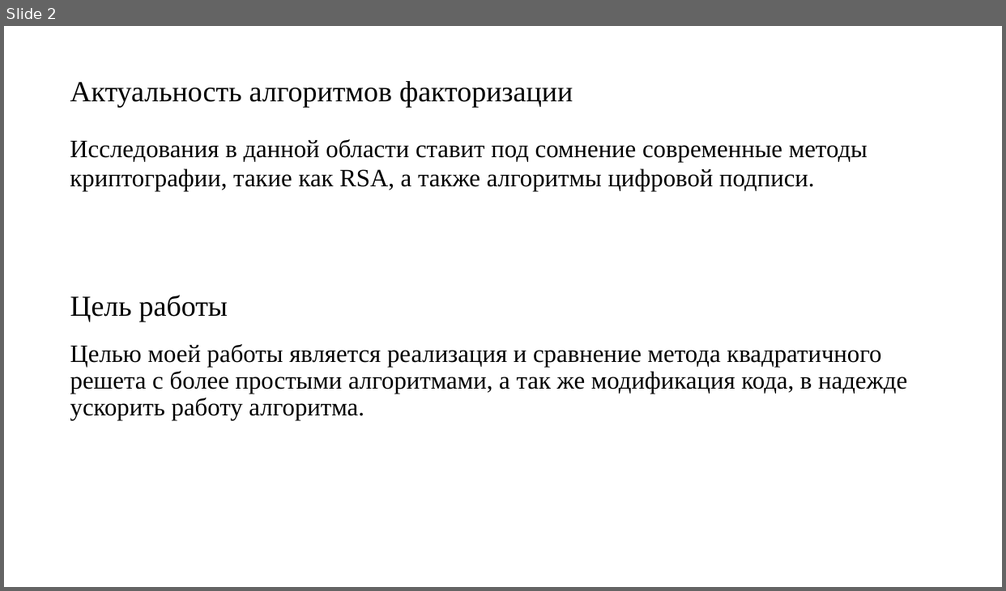
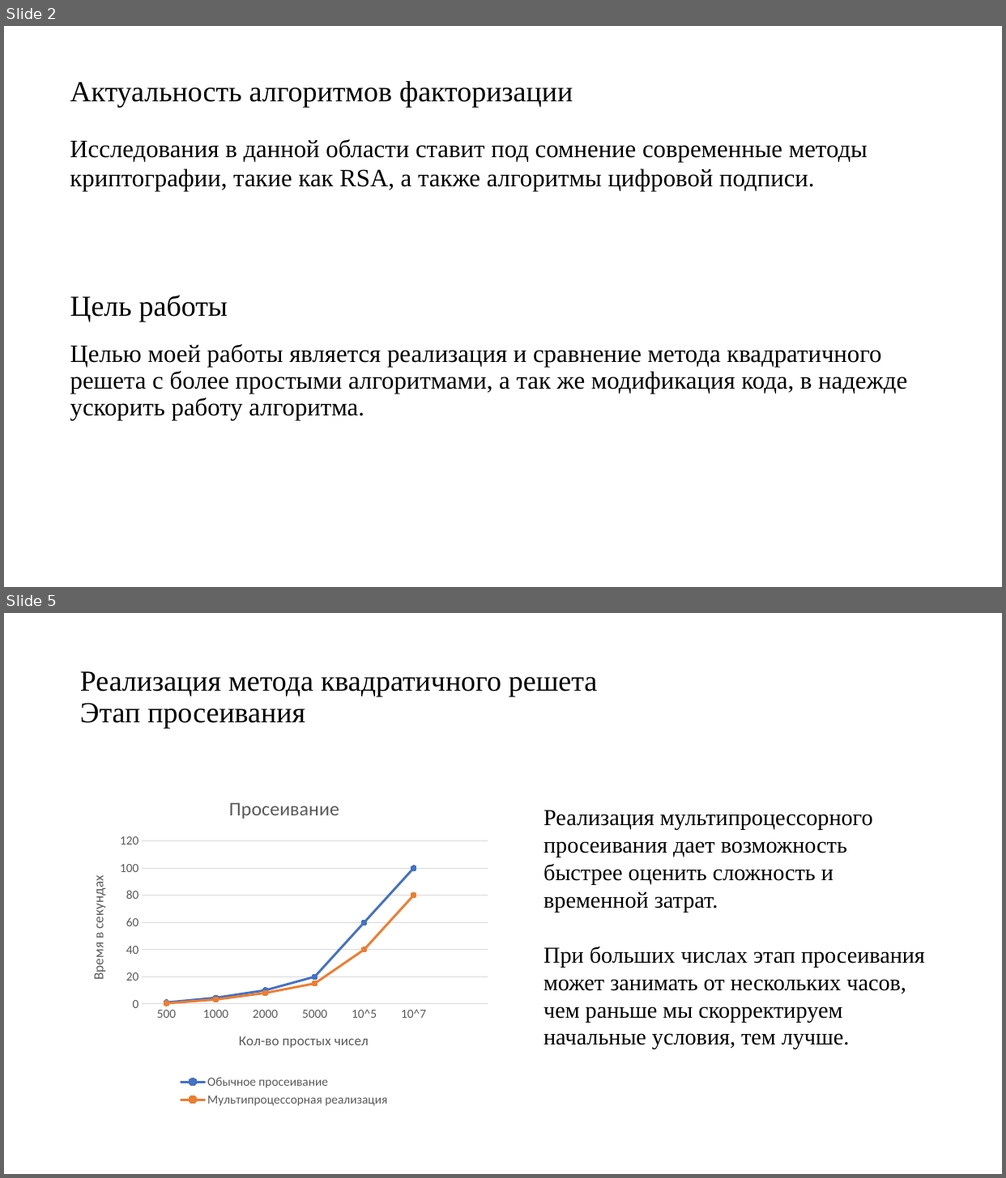
Before and after one commit to pagamov/VKR, a slide deck: Гамов Павел Чтения.pptx. Shown one above the other, each under a label of ours: slide 2 before the commit, slides 2 and 5 after it; the slides between them are not shown. The pictures are 1006x591 and 1006x1178 pixels, drawn with LibreOffice and Linux fonts; fonts in the diff are those of the drawing. Boxes give left, top, right and bottom in pixels: in the first picture for what was removed or moved away, otherwise in the second. Text is boxed around its words. In the diff, an @@ line names an element or a change of style, - is before the commit and + after.

```diff
--- a/Гамов Павел Чтения.pptx
+++ b/Гамов Павел Чтения.pptx
@@ slide 5 added at box(4, 613, 1002, 1174), background #FFFFFF @@
@@ title added at box(80, 671, 597, 729), 28 pt, text #000000 @@
+Реализация метода квадратичного решета
+Этап просеивания
@@ line chart added at box(73, 781, 496, 1110) @@
+title "Просеивание "
+categories: 500, 1000, 2000, 5000, 10^5, 10^7
+Обычное просеивание: 1, 4, 10, 20, 60, 100, -
+Мультипроцессорная реализация: 0, 3, 8, 15, 40, 80, -
@@ text added at box(543, 810, 925, 1050), 22 pt, text #000000 @@
+Реализация мультипроцессорного просеивания дает возможность быстрее оценить сложность и временной затрат.
+При больших числах этап просеивания может занимать от нескольких часов, чем раньше мы скорректируем начальные условия, тем лучше.
```
Also in this commit, not shown: 1 slide changed, 3 other slides added, 4 slides removed, 1 other file.
